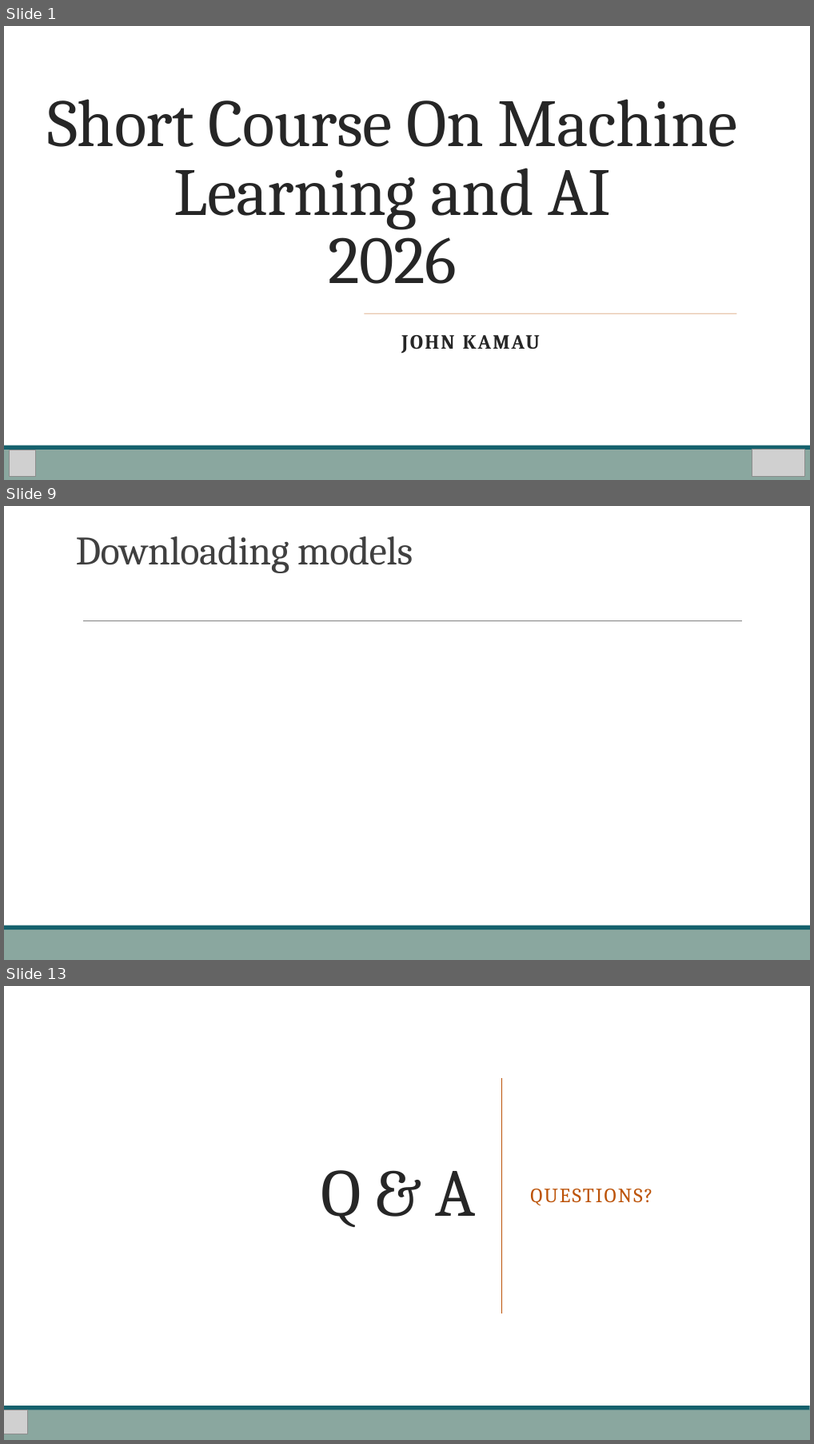
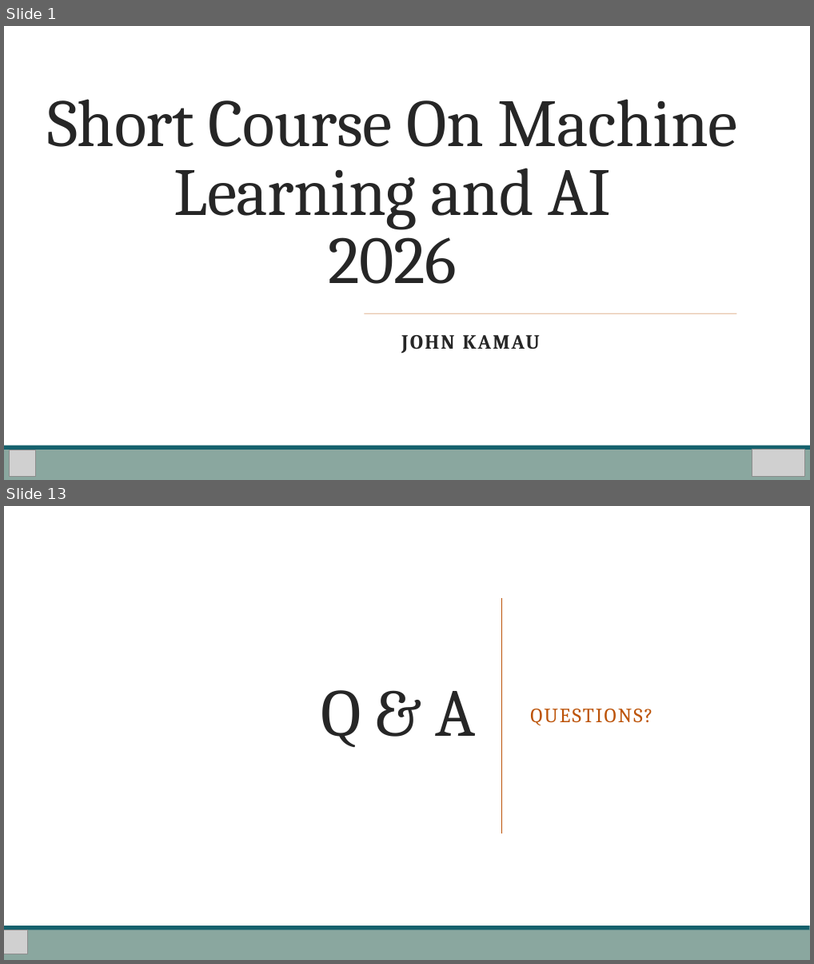
Before and after one commit to Stemical/AI-ML-Workshop-2026, a slide deck: AI Workshop Day3.pptx. Shown one above the other, each under a label of ours: slides 1, 9 and 13 before the commit, slides 1 and 13 after it; the slides between them are not shown. The pictures are 814x1444 and 814x964 pixels, drawn with LibreOffice and Linux fonts; fonts in the diff are those of the drawing; grey boxes stand for pictures. Boxes give left, top, right and bottom in pixels: in the first picture for what was removed or moved away, otherwise in the second. Text is boxed around its words. In the diff, an @@ line names an element or a change of style, - is before the commit and + after.

```diff
--- a/AI Workshop Day3.pptx
+++ b/AI Workshop Day3.pptx
@@ slide 9 removed at (4, 506, 810, 960), background #FFFFFF @@
@@ title removed at (76, 536, 413, 573) @@
-Downloading models
@@ line removed from (83, 621) to (742, 621) @@
@@ rectangle removed at (4, 929, 810, 960) @@
@@ rectangle removed at (4, 925, 810, 929) @@
```
Also in this commit, not shown: 3 slides changed, 8 slides added, 7 other slides removed, 8 other files.
